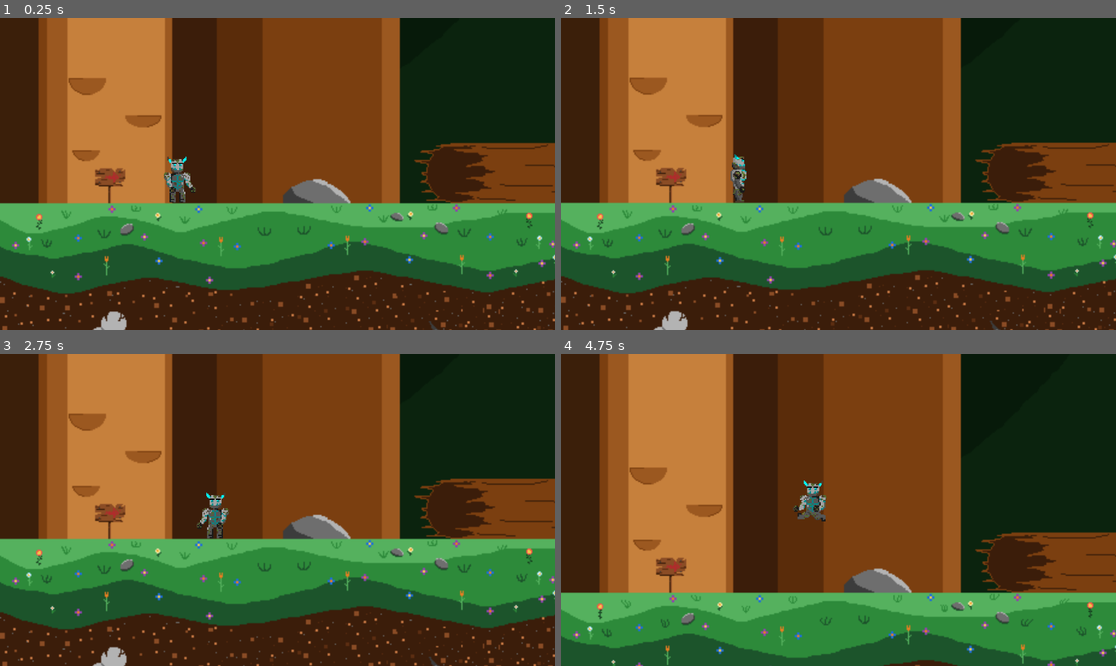
Above: before the commit, frames 1-4 (two rows, left to right).
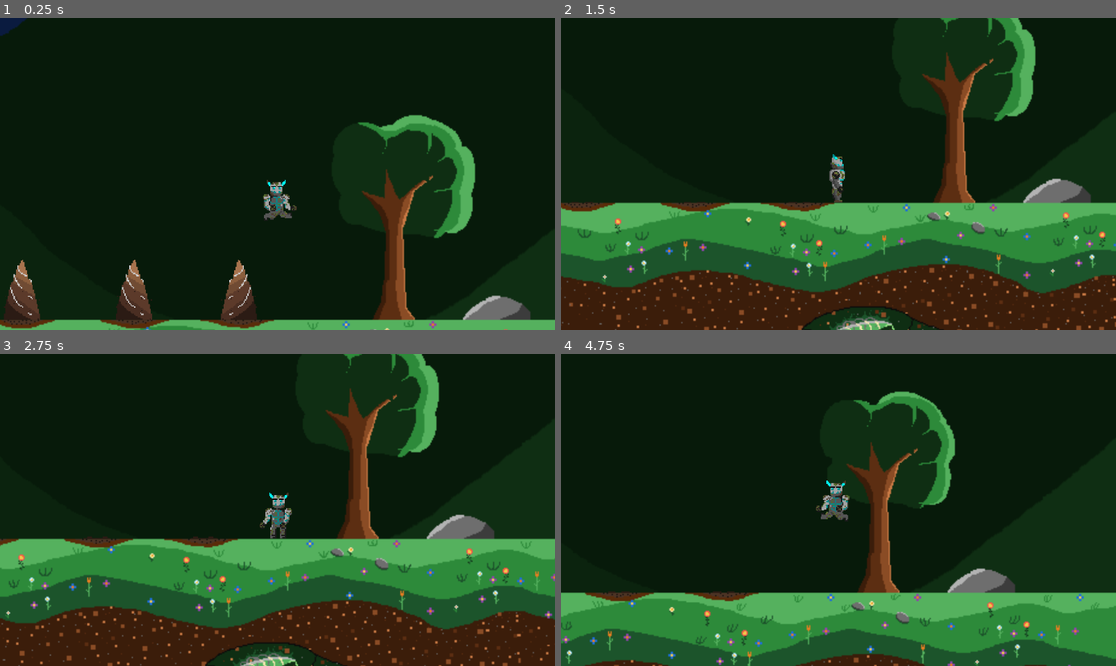
Above: after the commit, the same moments.

Repository: Eric-NS/KhaosDoom-Remaster
Game: Godot game, scene res://scenes/stage1.tscn
Two runs of this game, one before a commit and one after it. Both use one fixed random seed, a clock stepped at 60 frames per second and the inputs below. The project has no main scene, so this scene is started directly.
Inputs:
- Up to frame 1 (0.25 s): no input
- Up to frame 2 (1.5 s): hold D (right) from 0.53 s (still down); tap P (melee) at 0.6 s; tap W (jump) at 0.77 s; tap Q (special) at 1.35 s
- Up to frame 3 (2.75 s): tap W (jump) at 1.52 s; release D (right) at 2.03 s; hold A (left) from 2.03 s (still down); tap P (melee) at 2.1 s
- Up to frame 4 (4.75 s): release A (left) at 2.78 s; hold D (right) 2.78-4.28 s; tap Q (special) at 2.85, 4.35 s; tap W (jump) at 3.02, 3.77, 4.52 s; tap P (melee) at 3.6 s; hold A (left) from 4.28 s (still down)

The runs differ from the first frame. In frame 1, 87% of the frame differs, in the area x 0-100%, y 0-100%; in frame 2, 61%; in frame 3, 60%; in frame 4, 68%.

Commit message:
kfp´dasdksápd

Diff:
--- a/scenes/stage1.tscn
+++ b/scenes/stage1.tscn
@@ -306,14 +306,14 @@
 position = Vector2(818, 640)
 
 [node name="Golem" parent="." unique_id=1710311515 instance=ExtResource("10_4rt7r")]
-position = Vector2(148, 610)
+position = Vector2(1344, 494)
 
 [node name="Pincho" parent="." unique_id=837083125 instance=ExtResource("12_212wl")]
-position = Vector2(1131, 612)
+position = Vector2(1132, 612)
 
 [node name="Pincho2" parent="." unique_id=209148222 instance=ExtResource("12_212wl")]
-position = Vector2(1226, 612)
-flipped = true
+position = Vector2(1225, 612)
 
 [node name="Pincho3" parent="." unique_id=262896368 instance=ExtResource("12_212wl")]
-position = Vector2(1313, 612)
+position = Vector2(1312, 612)
+espejo = true
--- a/scripts/animacion.gd
+++ b/scripts/animacion.gd
@@ -1,8 +1,8 @@
 extends Node2D
 
-@export var flipped := false
+@export var espejo := false
 
 func _ready() -> void:
 	$AnimationPlayer.play("RESET")
-	if flipped:
+	if espejo:
 		$Sprite2D.flip_h = true
